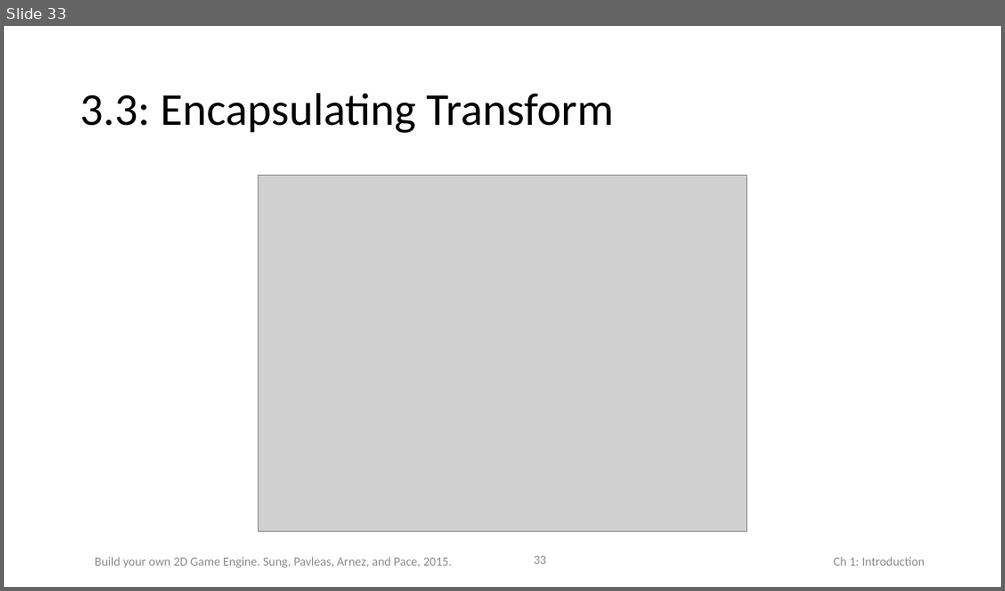
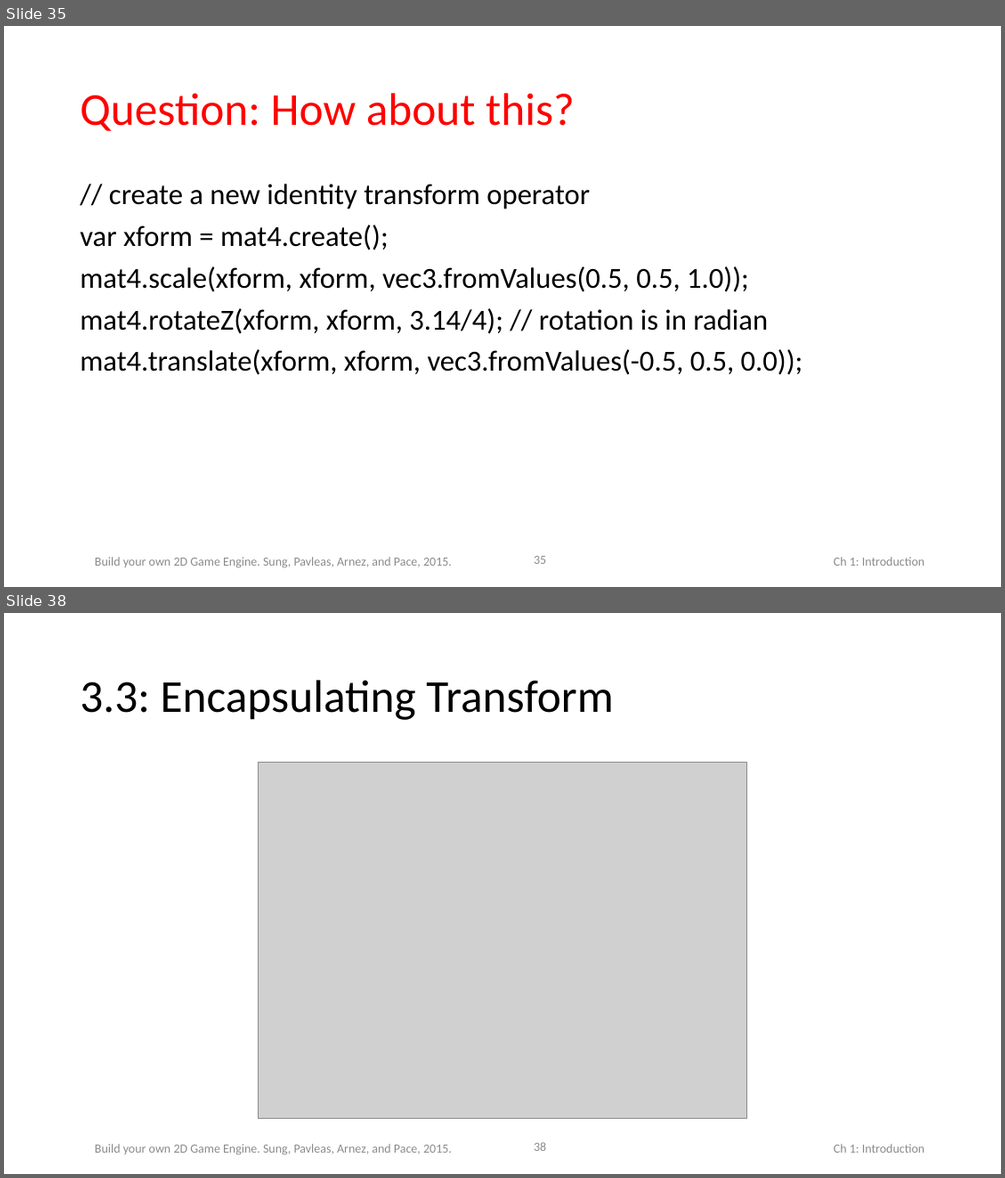
Before and after one commit to HTML5GameEngineGroup/html5engine, a slide deck: Book-PPT/Chap3.pptx. Shown one above the other, each under a label of ours: slide 33 before the commit, slides 35 and 38 after it; the slides between them are not shown. The pictures are 1005x591 and 1005x1178 pixels, drawn with LibreOffice and Linux fonts; fonts in the diff are those of the drawing; grey boxes stand for pictures. Boxes give left, top, right and bottom in pixels: in the first picture for what was removed or moved away, otherwise in the second. Text is boxed around its words. In the diff, an @@ line names an element or a change of style, - is before the commit and + after.

```diff
--- a/Book-PPT/Chap3.pptx
+++ b/Book-PPT/Chap3.pptx
@@ slide 35 added at box(4, 26, 1001, 587), background #FFFFFF; not listed: 3 template elements that a slide beside it also shows @@
@@ title added at box(80, 93, 574, 131), 44 pt, text #FF0000 @@
+Question: How about this?
@@ text added at box(80, 184, 803, 375), 28 pt, text #000000 @@
+// create a new identity transform operator
+var xform = mat4.create();
+mat4.scale(xform, xform, vec3.fromValues(0.5, 0.5, 1.0));
+mat4.rotateZ(xform, xform, 3.14/4); // rotation is in radian
+mat4.translate(xform, xform, vec3.fromValues(-0.5, 0.5, 0.0));
@@ what was slide 33 is now slide 38 @@
@@ page number at box(534, 1142, 546, 1151): text changed @@
-33
+38
```
Also in this commit, not shown: 1 slide changed, 9 other slides added.
